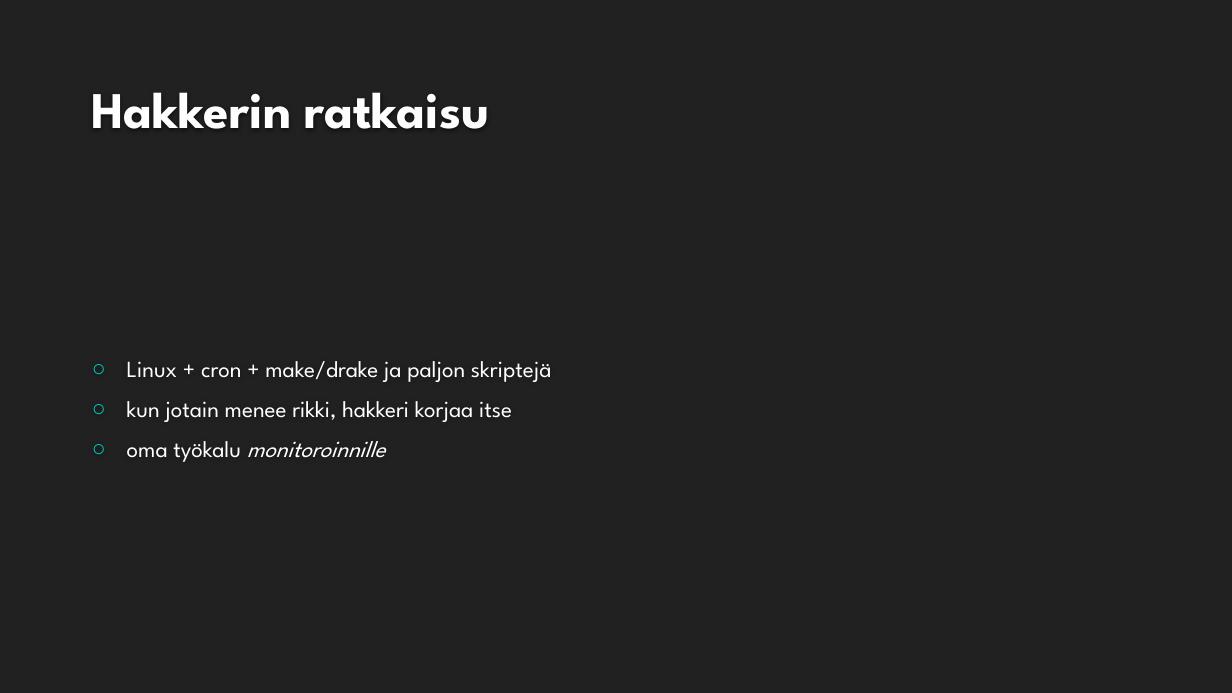
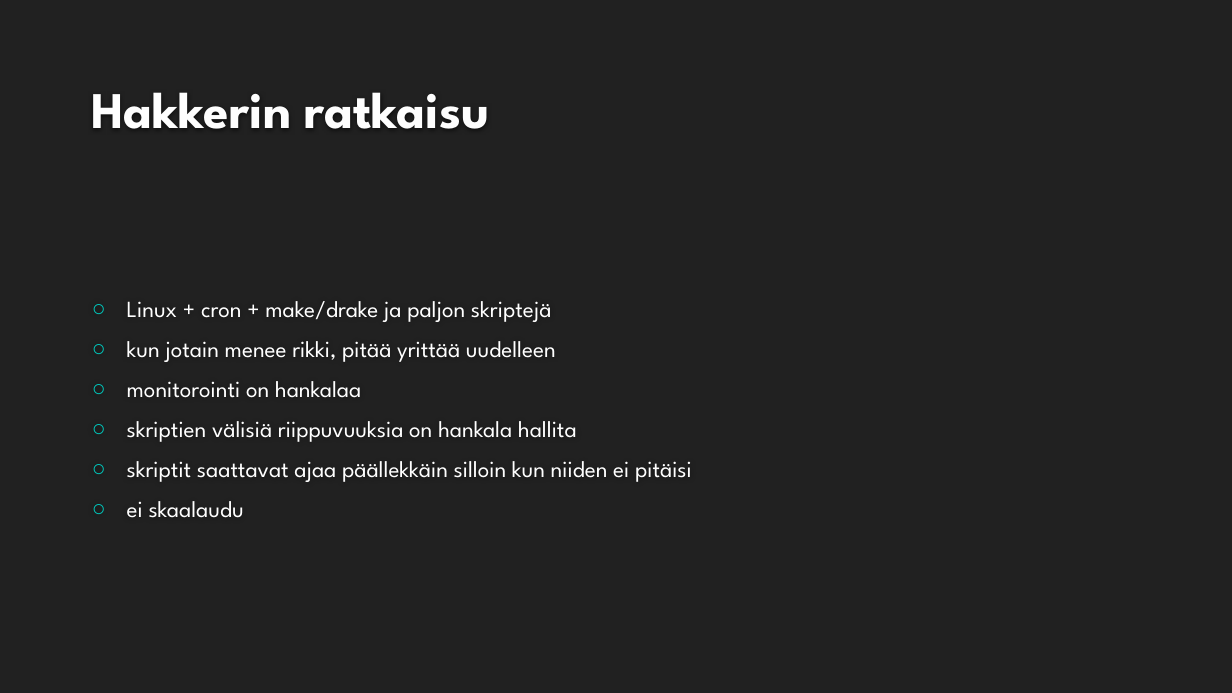
Before and after one commit to mremes/airflow-koulutus, a slide deck: slide 6 of presentation/Airflow_koulutus.pptx (slide 4 before the commit). Drawn at 1232x693 pixels with LibreOffice and Linux fonts; fonts in the diff are those of the drawing; background and template pictures are left out. Boxes give left, top, right and bottom in pixels: in the first picture for what was removed or moved away, otherwise in the second. Text is boxed around its words. In the diff, an @@ line names an element or a change of style, - is before the commit and + after.

```diff
--- a/presentation/Airflow_koulutus.pptx
+++ b/presentation/Airflow_koulutus.pptx
@@ text at (127,341,692,518): text changed @@
-○ kun jotain menee rikki, hakkeri korjaa itse
-○ oma työkalu monitoroinnille
+○ kun jotain menee rikki, pitää yrittää uudelleen
+○ monitorointi on hankalaa
+○ skriptien välisiä riippuvuuksia on hankala hallita
+○ skriptit saattavat ajaa päällekkäin silloin kun niiden ei pitäisi
+○ ei skaalaudu
```
Also in this commit, not shown: 6 other slides changed, 5 slides added.
